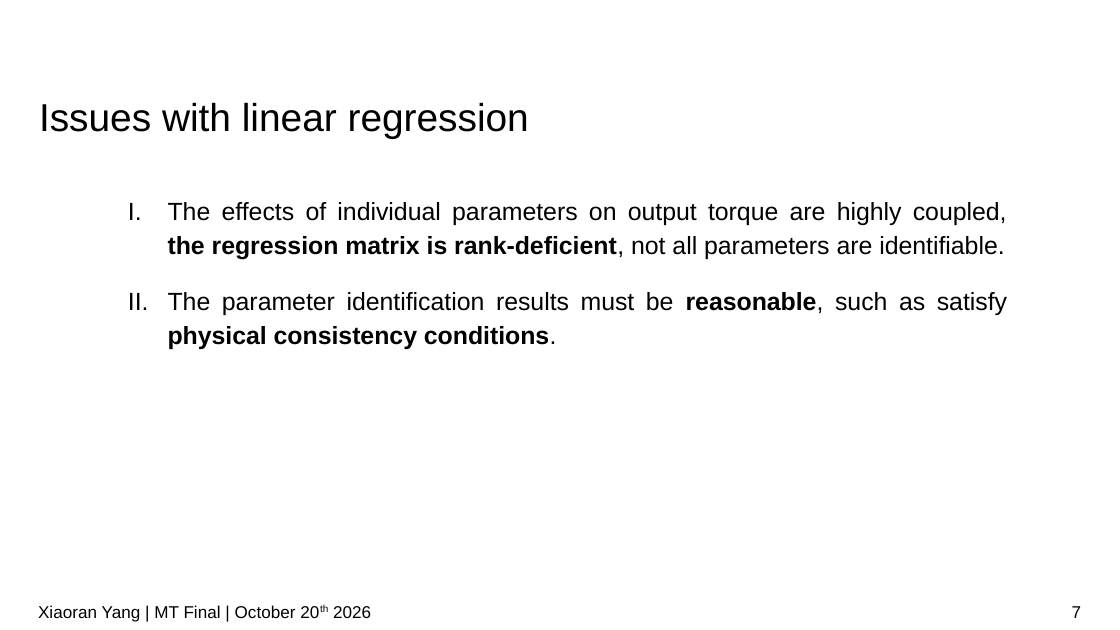
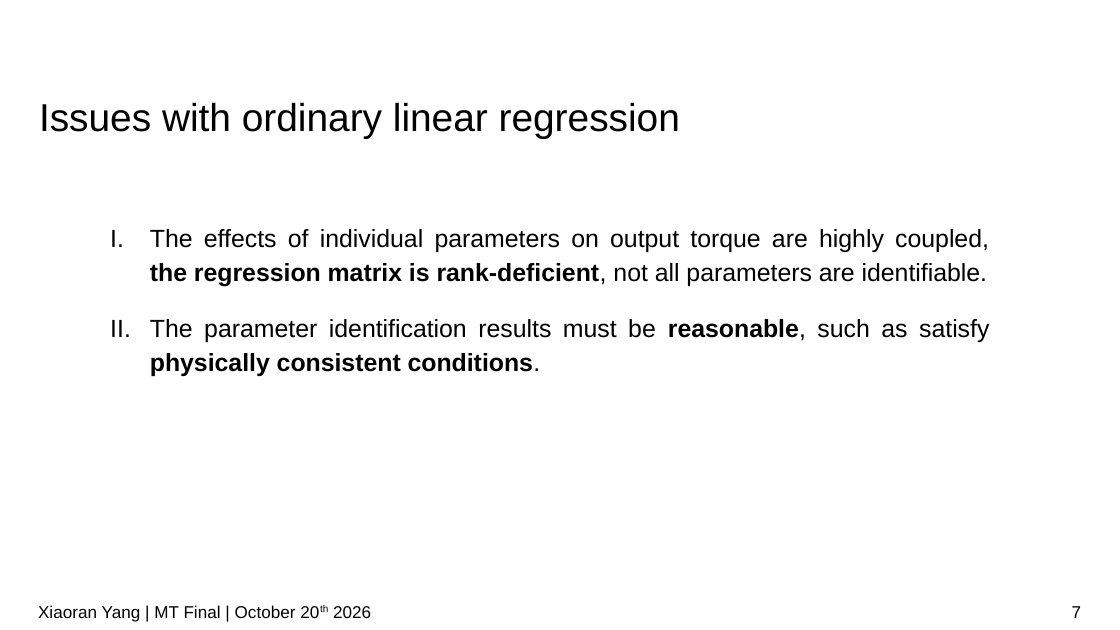
Before and after one commit to IDoccupled/identification, a slide deck: slide 7 of presentation/presentation.odp. Drawn at 1120x630 pixels with LibreOffice and Linux fonts; fonts in the diff are those of the drawing; background and template pictures are left out. Boxes give left, top, right and bottom in pixels: in the first picture for what was removed or moved away, otherwise in the second. Text is boxed around its words. In the diff, an @@ line names an element or a change of style, - is before the commit and + after.

```diff
--- a/presentation/presentation.odp
+++ b/presentation/presentation.odp
@@ title at bbox=[39, 102, 680, 138]: text changed @@
-Issues with linear regression
+Issues with ordinary linear regression
@@ text "The effects of individual parameters ...": place and size @@
-text "The effects of individual parameters ..." at bbox=[168, 202, 1007, 349]
+text "The effects of individual parameters ..." at bbox=[150, 229, 989, 376]
@@ text at bbox=[150, 319, 989, 376]: text changed @@
-II. The parameter identification results must be reasonable, such as satisfy physical consistency conditions.
+II. The parameter identification results must be reasonable, such as satisfy physically consistent conditions.
```
Also in this commit, not shown: 13 other slides changed, 2 slides added, 1 slide removed.
